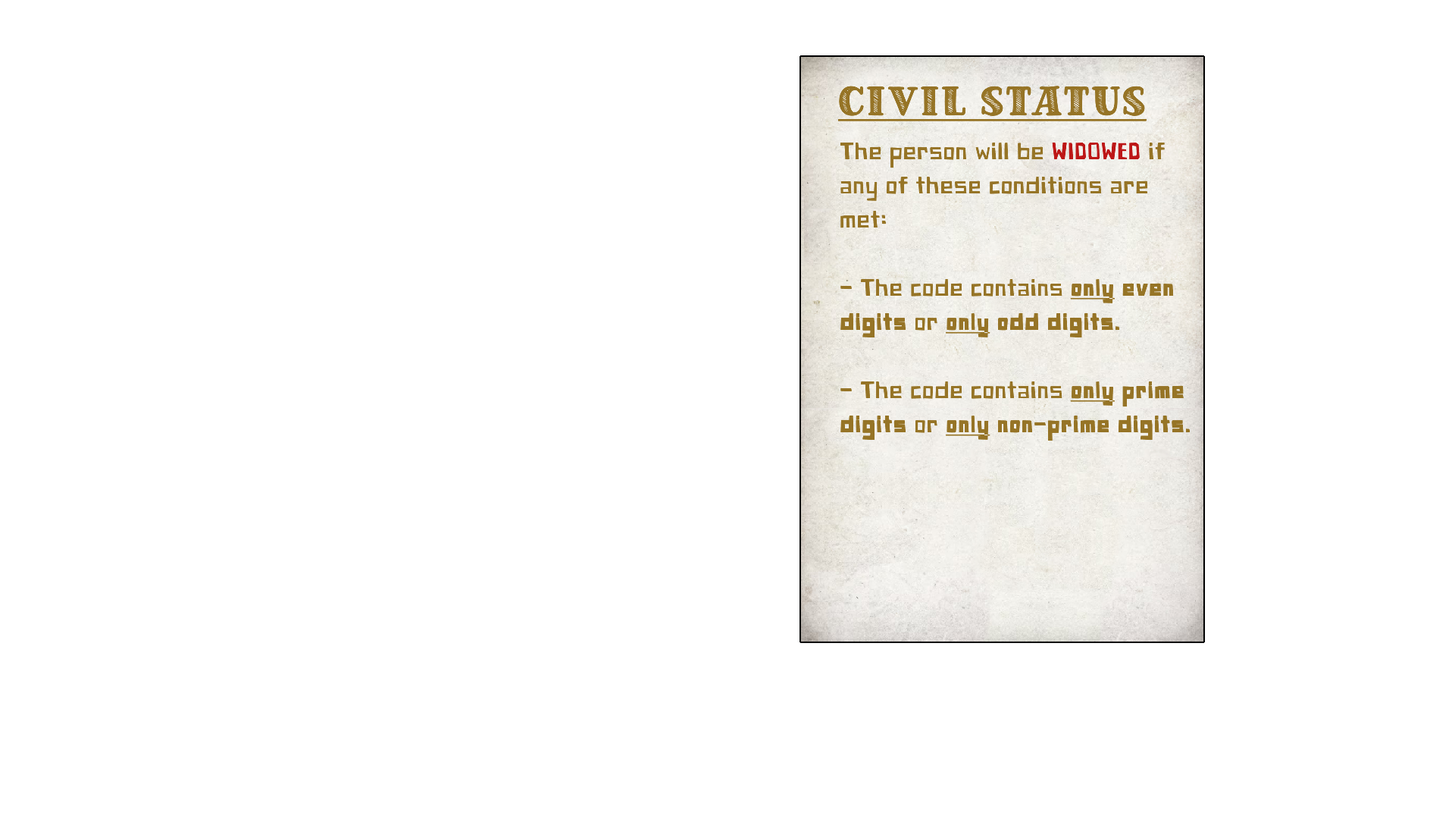
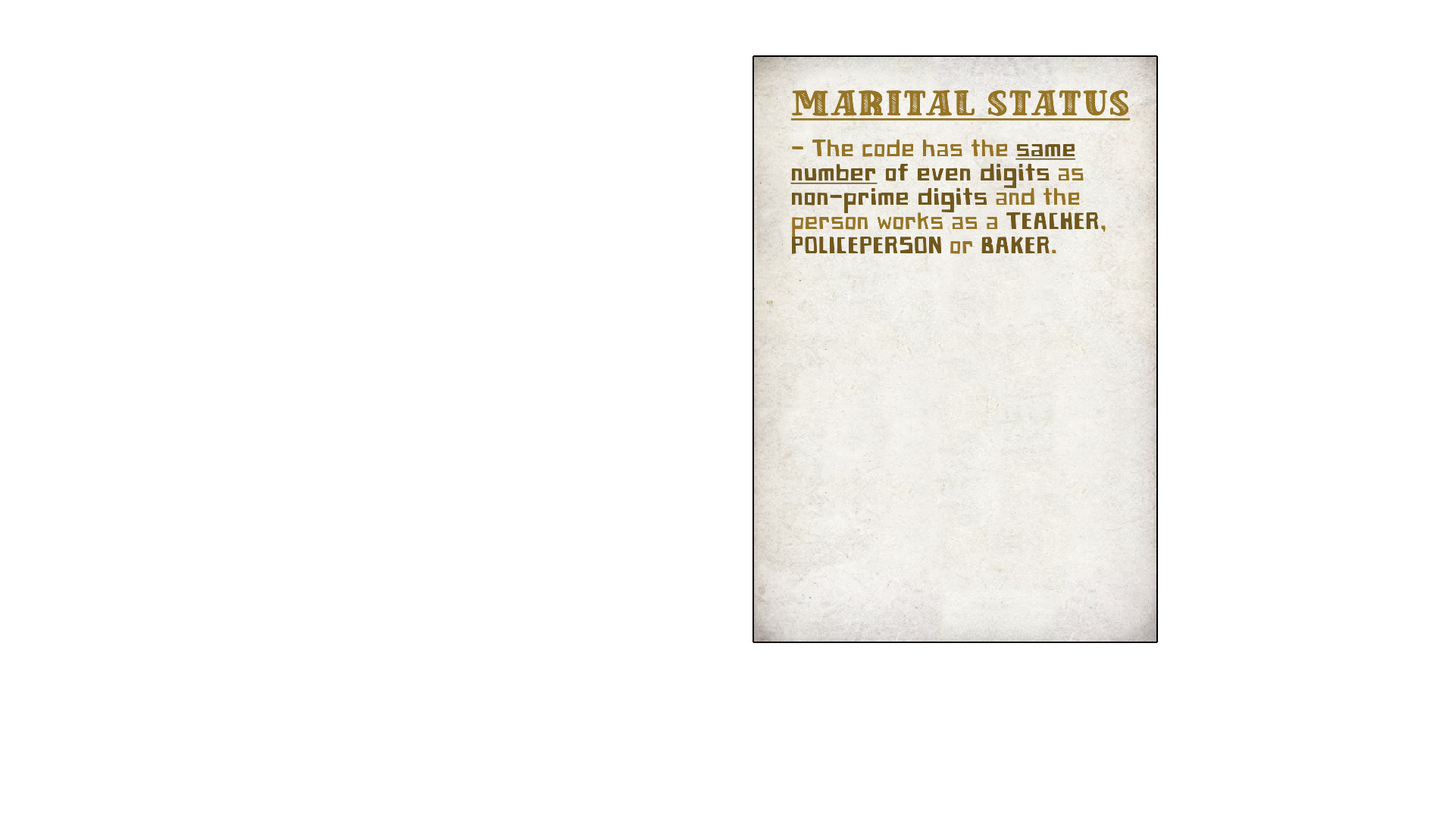
Comparing the layer stacks of the two 1455x819 images. Changes:
painted on "Page 15" over (x1=752, y1=55, x2=1206, y2=643)
